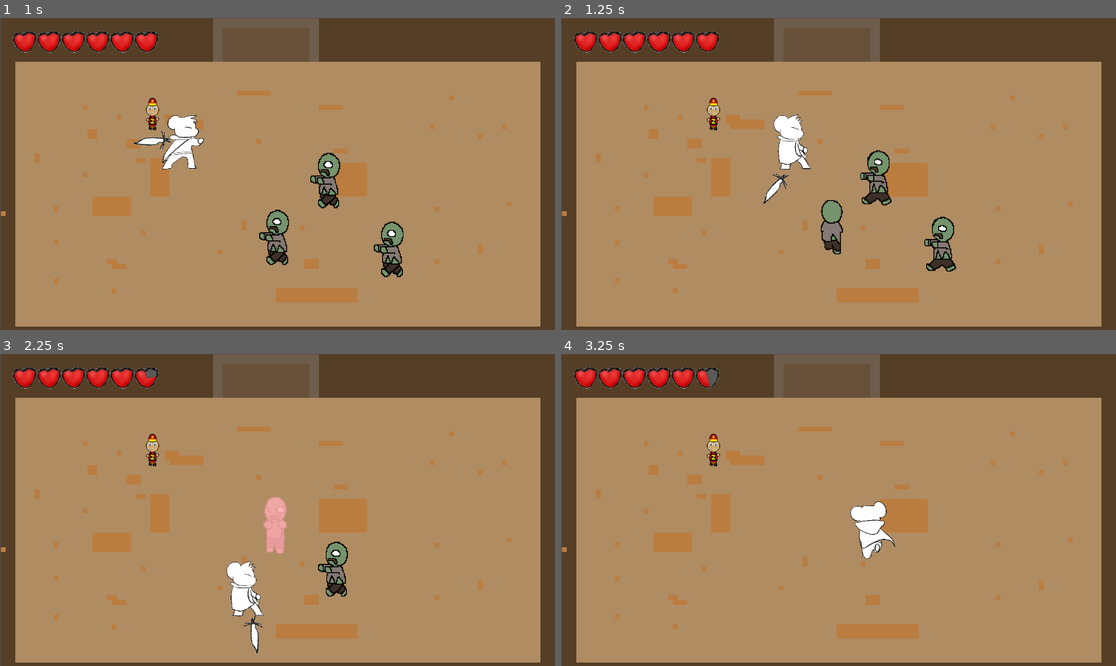
Above: before the commit, frames 1-4 (two rows, left to right).
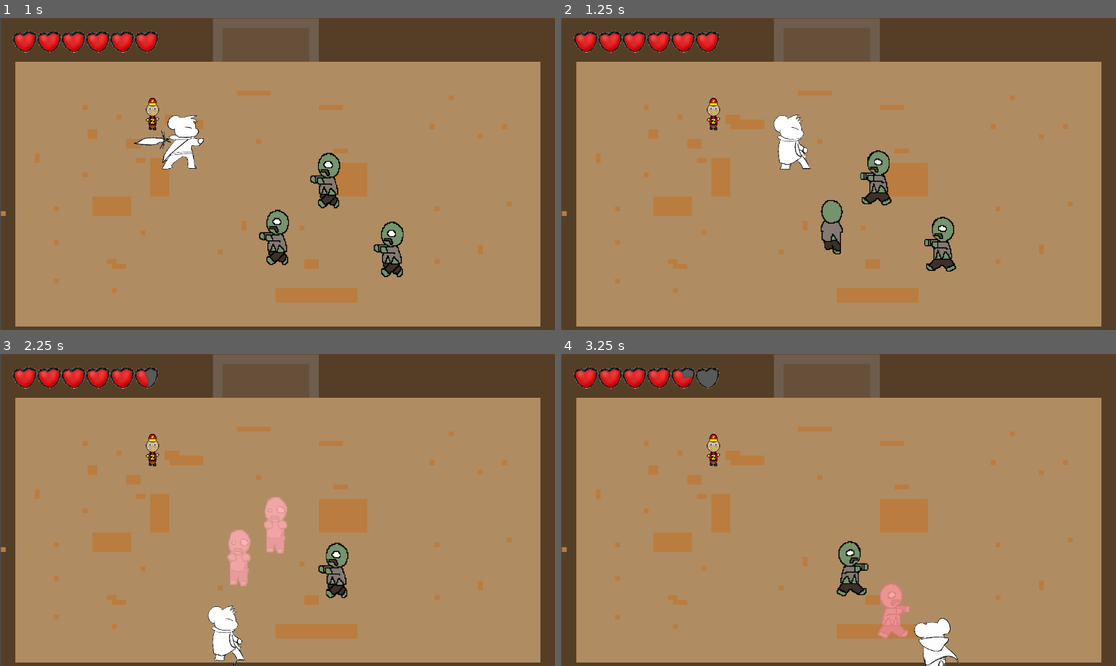
Above: after the commit, the same moments.

Repository: bcorrigall/ratknight
Game: Godot game, scene res://main.tscn
Two runs of this game, one before a commit and one after it. Both use one fixed random seed, a clock stepped at 60 frames per second and the inputs below. The engine's default icon, where the game draws it, is replaced by a stand-in: a white triangle on a blue panel in a dark square.
Inputs (mouse positions are in pixels of both pictures, inside the frame that each line leads up to):
- Up to frame 1 (1 s): move the mouse to (399, 158) at 0.52 s; hold Right (move_right) from 0.53 s (still down); hold J (attack_light) from 0.53 s (still down); tap K (attack_spin) at 0.8 s
- Up to frame 2 (1.25 s): keep holding Right (move_right); keep holding J (attack_light)
- Up to frame 3 (2.25 s): move the mouse to (166, 525) at 1.27 s; release Right (move_right) at 1.28 s; release J (attack_light) at 1.28 s; hold S (move_down) 1.28-2.03 s; tap K (attack_spin) at 1.35 s; tap J (attack_light) at 1.55 s; move the mouse to (333, 441) at 2.02 s; hold Right (move_right) from 2.03 s (still down); hold J (attack_light) from 2.03 s (still down)
- Up to frame 4 (3.25 s): tap K (attack_spin) at 2.3, 2.85 s; move the mouse to (810, 572) at 2.77 s; release Right (move_right) at 2.78 s; release J (attack_light) at 2.78 s; hold Up (move_up) from 2.78 s (still down); tap J (attack_light) at 3.05 s

Frame 1 is identical in both runs. In frame 2, 0.2% of the frame differs, in the area x 36-42%, y 49-60%; in frame 3, 2.5%; in frame 4, 3.0%, in the area x 21-72%, y 4-100%.

Commit message:
update attack
Now enemy won't be hurt by touching the player, and player's sword hurt enemy only when attacking

Diff:
--- a/Weapon.gd
+++ b/Weapon.gd
@@ -6,12 +6,18 @@
 @export var type = "default"
 @export var attack_scene = preload("res://Attack.tscn")
 
+var weapon:Area2D
+
 var attack
 var timed_out = false
 var rat
 
 # Called when the node enters the scene tree for the first time.
 func _ready():
+
+	if get_children().is_empty():return
+
+	weapon = get_children()[0]
 	rat = get_parent()
 	print(rat)
 
@@ -37,3 +43,15 @@
 
 func _on_timer_timeout():
 	timed_out = false
+
+func enable():
+	if !weapon:return
+
+	visible=true
+	weapon.enable()
+
+func disable():
+	if !weapon:return
+
+	visible=false
+	weapon.disable()
--- a/enemy.gd
+++ b/enemy.gd
@@ -62,7 +62,7 @@
 	if area==$HitBox:return
 	#if area==:return
 	print(area)
-	print("hit")
+	print("enemy get hit")
 	get_damage()
 
 func get_damage():
--- a/enemy.tscn
+++ b/enemy.tscn
@@ -120,6 +120,8 @@
 shape = SubResource("CapsuleShape2D_lfd7g")
 
 [node name="HurtBox" type="Area2D" parent="."]
+collision_layer = 0
+collision_mask = 4
 
 [node name="CollisionShape2D" type="CollisionShape2D" parent="HurtBox"]
 shape = SubResource("CapsuleShape2D_lfd7g")
--- a/playerMovement.gd
+++ b/playerMovement.gd
@@ -131,11 +131,11 @@
 		dash()
 
 	if Input.is_action_pressed("attack_light"):
-		weapon.visible=true
+		weapon.enable()
 		attack_light()
 
 	if Input.is_action_pressed("attack_spin"):
-		weapon.visible=true
+		weapon.enable()
 		attack_spin()
 
 	position += velocity * delta
@@ -156,9 +156,13 @@
 		else:
 			animations.play("attackDown")
 			attack_direction = 90
+		await animations.animation_finished
+		weapon.disable()
 
 func attack_spin():
 	animations.play("attackSpin")
+	await animations.animation_finished
+	weapon.disable()
 
 
 func _on_area_2d_body_entered(body):
--- /dev/null
+++ b/sword.gd
@@ -0,0 +1,10 @@
+extends Area2D
+
+@onready var shape =$CollisionShape2D
+
+func enable():
+	shape.disabled =false
+	print("weapon visivle")
+
+func disable():
+	shape.disabled =true
--- a/sword.tscn
+++ b/sword.tscn
@@ -1,11 +1,13 @@
-[gd_scene load_steps=3 format=3 uid="uid://ra1fajjxpybg"]
+[gd_scene load_steps=4 format=3 uid="uid://ra1fajjxpybg"]
 
 [ext_resource type="Texture2D" uid="uid://c8h6cto68l4hb" path="res://assets/sword.png" id="1_5gmve"]
+[ext_resource type="Script" path="res://sword.gd" id="1_uaguo"]
 
 [sub_resource type="RectangleShape2D" id="RectangleShape2D_oi2kg"]
 size = Vector2(6, 11)
 
-[node name="Area2D" type="Area2D"]
+[node name="Sword" type="Area2D"]
+script = ExtResource("1_uaguo")
 
 [node name="Sprite2D" type="Sprite2D" parent="."]
 position = Vector2(0, -9)
--- a/the_rat.tscn
+++ b/the_rat.tscn
@@ -584,7 +584,7 @@
 position = Vector2(-36, -21)
 rotation = -1.0472
 
-[node name="Sword" parent="Weapon" index="3"]
+[node name="Sword" parent="Weapon" index="0"]
 position = Vector2(0.5, 0.866028)
 scale = Vector2(7, 7)
 
--- a/weapon.tscn
+++ b/weapon.tscn
@@ -6,12 +6,15 @@
 [node name="Weapon" type="Node2D"]
 script = ExtResource("1_ui66y")
 
-[node name="AnimatedSprite2D" type="AnimatedSprite2D" parent="."]
+[node name="Sword" parent="." instance=ExtResource("2_e5ohj")]
+collision_layer = 4
+collision_mask = 0
 
 [node name="AudioStreamPlayer2D" type="AudioStreamPlayer2D" parent="."]
+visible = false
 
 [node name="Timer" type="Timer" parent="."]
 
-[node name="Sword" parent="." instance=ExtResource("2_e5ohj")]
+[node name="AnimatedSprite2D" type="AnimatedSprite2D" parent="."]
 
 [connection signal="timeout" from="Timer" to="." method="_on_timer_timeout"]
